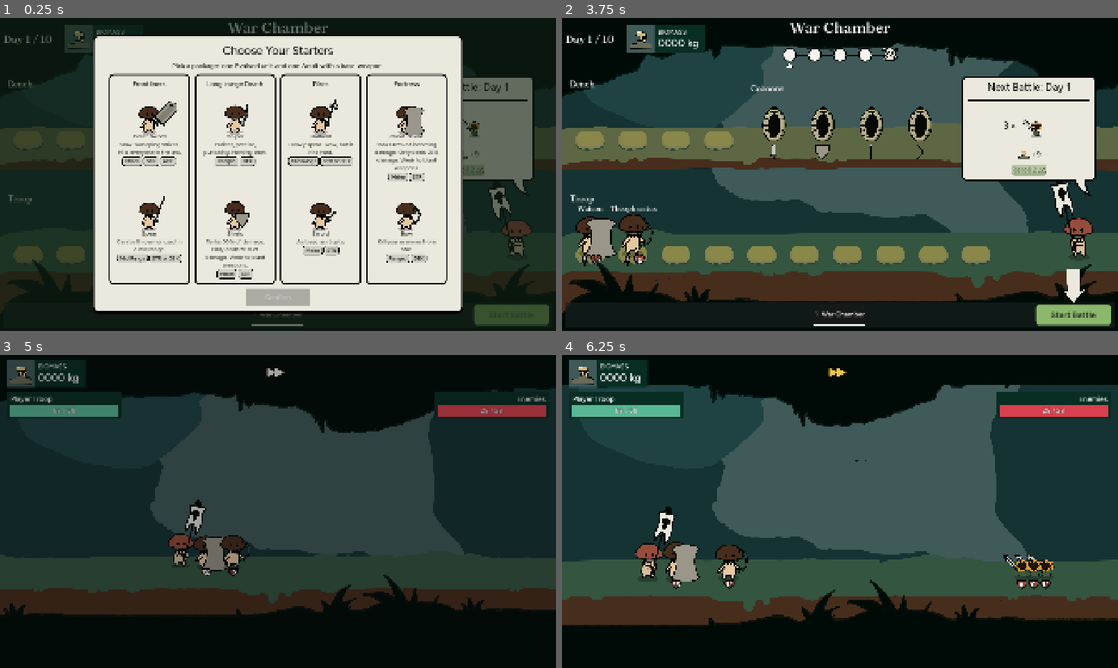
Above: before the commit, frames 1-4 (two rows, left to right).
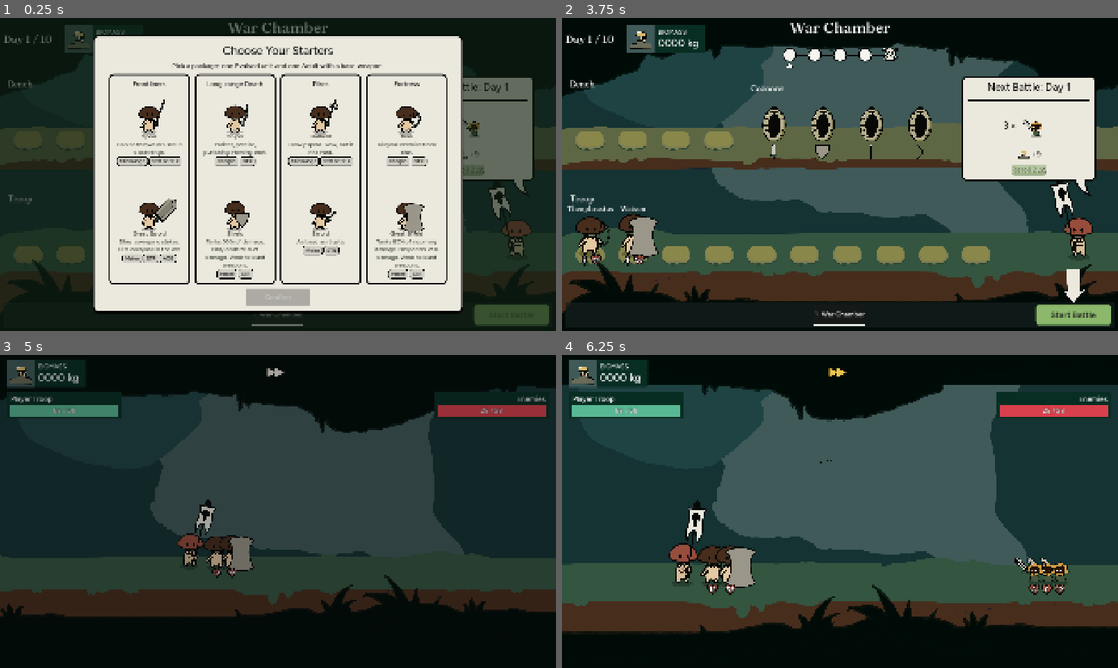
Above: after the commit, the same moments.

Repository: stonecauldron/mycelium-prototype
Game: Godot game, scene res://assets/base/base.tscn
Two runs of this game, one before a commit and one after it. Both use one fixed random seed, a clock stepped at 60 frames per second and the inputs below.
Inputs (mouse positions are in pixels of both pictures, inside the frame that each line leads up to):
- Up to frame 1 (0.25 s): no input
- Up to frame 2 (3.75 s): click "1 War Chamber" at 0.5 s; click "1 War Chamber" at 1.25 s; click "1 War Chamber" at 2 s; tap Enter at 2.75 s; move the mouse to (962, 158) at 2.77 s; tap P at 2.85 s; click (962, 158) at 2.92 s; click "Confirm" at 3.5 s
- Up to frame 3 (5 s): click "Start Battle" at 4.25 s
- Up to frame 4 (6.25 s): click (840, 373) at 5 s; click (840, 373) at 5.75 s

The runs differ from the first frame. In frame 1, 2.6% of the frame differs, in the area x 21-79%, y 26-84%; in frame 2, 1.3%; in frame 3, 2.7%; in frame 4, 9.4%, in the area x 0-100%, y 9-89%.

Commit message:
Order starter package units by range class in the squad.
Seed ranged, then mid, then melee so opening formations match weapon lines.

Co-authored-by: Cursor <cursoragent@cursor.com>

Diff:
--- a/assets/base/starter_packages.gd
+++ b/assets/base/starter_packages.gd
@@ -83,7 +83,27 @@
 		units.append(evolved)
 	if adult != null:
 		units.append(adult)
+	units.sort_custom(_compare_by_range_class)
 	return units
+
+
+## Squad slot order: ranged, mid, melee.
+static func _compare_by_range_class(a: RosterUnitData, b: RosterUnitData) -> bool:
+	return _range_sort_key(a) < _range_sort_key(b)
+
+
+static func _range_sort_key(unit: RosterUnitData) -> int:
+	if unit == null or unit.weapon == null:
+		return 99
+	match unit.weapon.formation_line:
+		WeaponData.FormationLine.BACK:
+			return 0
+		WeaponData.FormationLine.MID:
+			return 1
+		WeaponData.FormationLine.FRONT:
+			return 2
+		_:
+			return 99
 
 
 static func _make_adult(unit_name: String, school: int) -> RosterUnitData:
